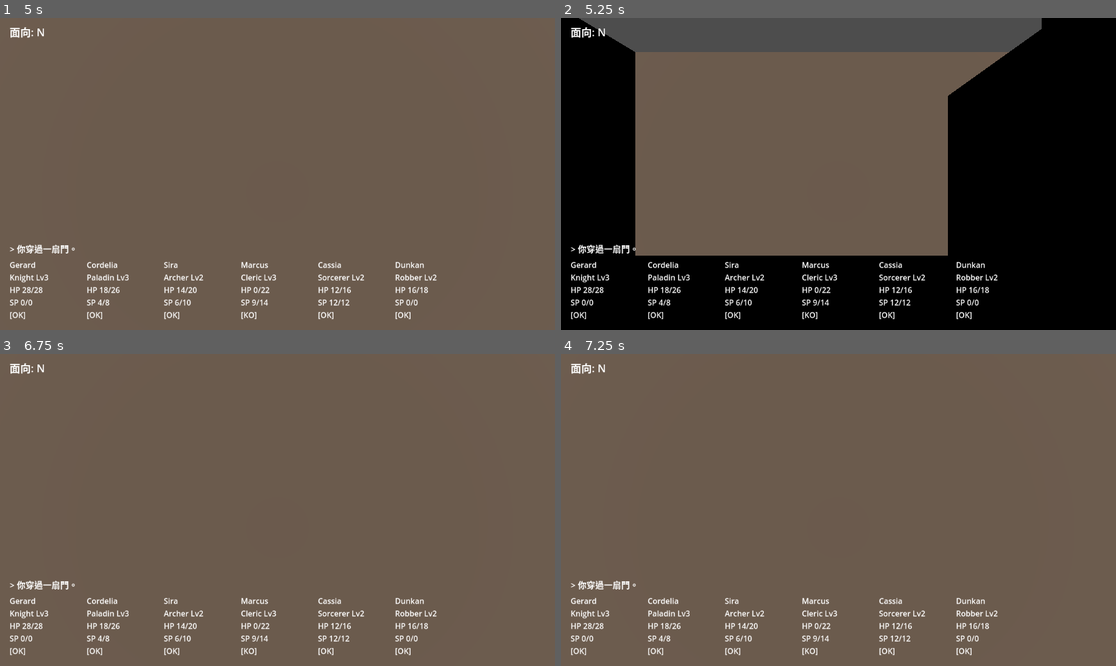
Above: before the commit, frames 1-4 (two rows, left to right).
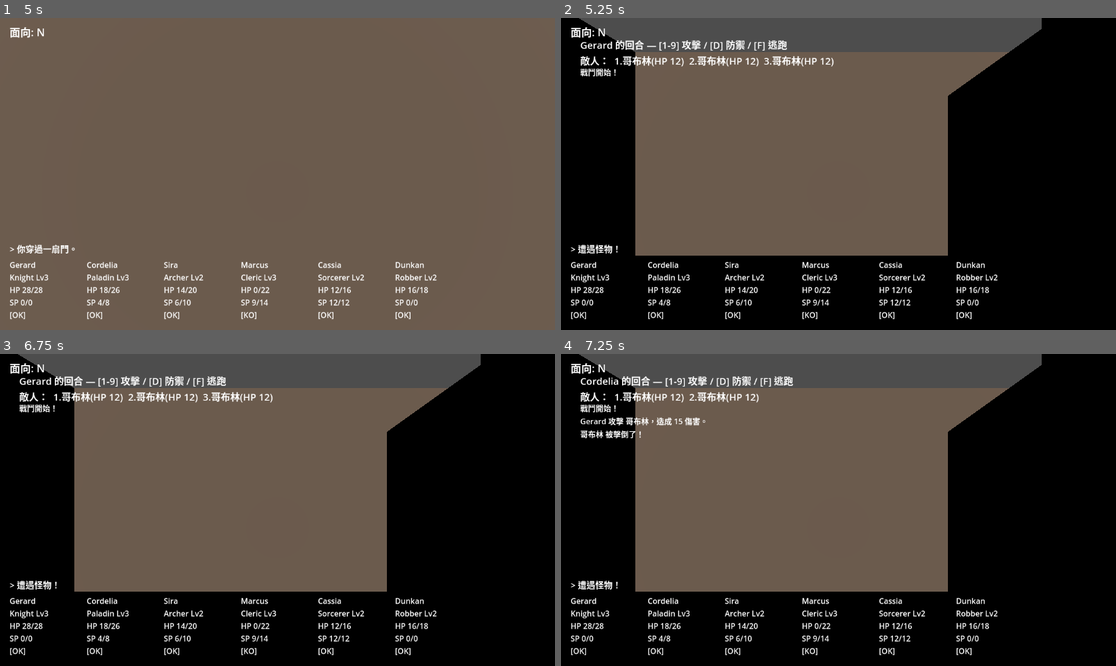
Above: after the commit, the same moments.

Repository: kurtsgm/mm
Game: Godot game, scene res://presentation/world/main.tscn
Same seed, same stepped clock (60 frames per second), same inputs: the game is played once before the commit and once after it.
Inputs (mouse positions are in pixels of both pictures, inside the frame that each line leads up to):
- Up to frame 1 (5 s): tap Enter at 0.5, 2, 3.5 s; move the mouse to (399, 158) at 0.52 s; hold E (strafe_right) 0.53-1.25 s; tap 1 at 0.6, 2.3 s; click (399, 158) at 0.67 s; tap 9 at 0.8, 3.6 s; tap Space at 1.25, 2.75, 4.25 s; drag from (166, 189) to (249, 236) at 1.27 s; move the mouse to (333, 105) at 2.02 s; hold E (strafe_right) 2.03-2.75 s; tap F at 2.1, 3.8 s; drag from (249, 236) to (111, 127) at 2.77 s; move the mouse to (444, 220) at 3.52 s; hold Q (strafe_left) 3.53-4.25 s; drag from (111, 127) to (194, 96) at 4.27 s
- Up to frame 2 (5.25 s): move the mouse to (866, 174) at 5.02 s; hold S (move_back) from 5.03 s (still down); hold Shift from 5.03 s (still down); click (866, 174) at 5.17 s
- Up to frame 3 (6.75 s): tap 9 at 5.3 s; release S (move_back) at 5.75 s; release Shift at 5.75 s; drag from (194, 432) to (166, 525) at 5.77 s; move the mouse to (399, 494) at 6.52 s; hold W (move_forward) from 6.53 s (still down); tap Ctrl at 6.6 s
- Up to frame 4 (7.25 s): keep holding W (move_forward); tap 1 at 6.8 s

Frame 1 is identical in both runs. In frame 2, 1.5% of the frame differs, in the area x 3-50%, y 7-76%; in frame 3, 62%, in the area x 0-100%, y 0-100%; in frame 4, 62%.

Commit message:
feat: wire encounter-triggered combat with billboards and rewards (M4 complete)
Co-Authored-By: Claude Opus 4.8 (1M context) <noreply@anthropic.com>

Diff:
--- a/autoload/game_state.gd
+++ b/autoload/game_state.gd
@@ -4,6 +4,7 @@
 
 var party: Party
 var message_log: MessageLog
+var gold: int = 0
 
 func _ready() -> void:
 	if party == null:
--- /dev/null
+++ b/presentation/combat/combat_layer.gd
@@ -0,0 +1,115 @@
+class_name CombatLayer
+extends CanvasLayer
+
+# 程式建構的 placeholder 戰鬥畫面（無真美術）：
+# - 怪物 2D billboard（Sprite3D，掛在相機前方，placeholder 純色貼圖）
+# - 行動選單：[1-9] 攻擊對應敵人 / [D] 防禦 / [F] 逃跑
+# - 戰鬥 log（最近數行）
+# 逐回合驅動 CombatSystem；玩家行動後自動結算怪物回合到下個隊員回合或戰鬥結束。
+
+signal combat_finished(result: int)
+
+var combat: CombatSystem
+
+var _camera: Camera3D
+var _sprites: Array[Sprite3D] = []
+var _prompt_label: Label
+var _log_label: Label
+var _log_lines: Array[String] = []
+
+func begin(cs: CombatSystem, camera: Camera3D) -> void:
+	combat = cs
+	_camera = camera
+	_build_ui()
+	_spawn_billboards()
+	_log_lines.clear()
+	_push_log("戰鬥開始！")
+	set_process_unhandled_input(true)
+	_resolve()  # 怪物若較快先動
+
+func _build_ui() -> void:
+	if _prompt_label == null:
+		_prompt_label = Label.new()
+		_prompt_label.position = Vector2(40, 40)
+		_prompt_label.add_theme_font_size_override("font_size", 20)
+		add_child(_prompt_label)
+	if _log_label == null:
+		_log_label = Label.new()
+		_log_label.position = Vector2(40, 100)
+		_log_label.add_theme_font_size_override("font_size", 16)
+		add_child(_log_label)
+	_prompt_label.text = ""
+	_log_label.text = ""
+
+func _spawn_billboards() -> void:
+	var living := combat.living_monsters()
+	var n := living.size()
+	for i in n:
+		var s := Sprite3D.new()
+		s.texture = _placeholder_texture(Color(0.8, 0.3, 0.3))
+		s.billboard = BaseMaterial3D.BILLBOARD_ENABLED
+		s.pixel_size = 0.02
+		_camera.add_child(s)
+		var spread := (i - (n - 1) / 2.0) * 1.6
+		s.position = Vector3(spread, 0.0, -4.0)
+		_sprites.append(s)
+
+func _placeholder_texture(color: Color) -> Texture2D:
+	var img := Image.create(64, 96, false, Image.FORMAT_RGBA8)
+	img.fill(color)
+	return ImageTexture.create_from_image(img)
+
+func _unhandled_input(event: InputEvent) -> void:
+	if combat == null or not combat.is_party_turn():
+		return
+	if not (event is InputEventKey and event.pressed and not event.echo):
+		return
+	var living := combat.living_monsters()
+	var key: int = event.keycode
+	if key >= KEY_1 and key <= KEY_9:
+		var idx := key - KEY_1
+		if idx < living.size():
+			_apply(combat.party_attack(idx))
+	elif key == KEY_D:
+		_apply(combat.party_defend())
+	elif key == KEY_F:
+		_apply(combat.party_run())
+
+func _apply(events: Array) -> void:
+	for e in events:
+		_push_log(e)
+	_resolve()
+
+# 自動結算怪物回合，直到輪到隊員或戰鬥結束
+func _resolve() -> void:
+	while not combat.is_over() and not combat.is_party_turn():
+		for e in combat.monster_act():
+			_push_log(e)
+	if combat.is_over():
+		_finish()
+	else:
+		_refresh_prompt()
+
+func _refresh_prompt() -> void:
+	var actor = combat.current_combatant()
+	var text := "%s 的回合 — [1-9] 攻擊 / [D] 防禦 / [F] 逃跑\n敵人：" % actor.name
+	var living := combat.living_monsters()
+	for i in living.size():
+		text += "  %d.%s(HP %d)" % [i + 1, living[i].name, maxi(living[i].hp, 0)]
+	_prompt_label.text = text
+
+func _push_log(text: String) -> void:
+	_log_lines.append(text)
+	while _log_lines.size() > 8:
+		_log_lines.remove_at(0)
+	_log_label.text = "\n".join(_log_lines)
+
+func _finish() -> void:
+	var result := combat.result()
+	_prompt_label.text = ""
+	for s in _sprites:
+		s.queue_free()
+	_sprites.clear()
+	combat = null
+	set_process_unhandled_input(false)
+	combat_finished.emit(result)
--- a/presentation/ui/hud.gd
+++ b/presentation/ui/hud.gd
@@ -48,6 +48,9 @@
 		row.add_child(cell)
 		_member_labels.append(cell)
 
+func refresh() -> void:
+	_refresh_party(GameState.party)
+
 func _refresh_party(party: Party) -> void:
 	for i in _member_labels.size():
 		_member_labels[i].text = _format_member(party.members[i])
--- a/presentation/world/main.gd
+++ b/presentation/world/main.gd
@@ -4,8 +4,12 @@
 
 @onready var _world_builder: WorldBuilder = $WorldBuilder
 @onready var _player: PlayerController = $PlayerController
+@onready var _camera: Camera3D = $PlayerController/Camera3D
 
 var _hud: Hud
+var _combat_layer: CombatLayer
+var _combat: CombatSystem
+var _combat_pos: Vector2i
 
 func _ready() -> void:
 	var map := MapManager.load_text_file(MAP_PATH)
@@ -16,9 +20,75 @@
 	_hud.setup(GameState, _player)            # 先連上 facing_changed
 	_player.entered_cell.connect(_on_entered_cell)
 
-	_player.setup(MapManager.current_grid, map.start_pos, map.start_facing)  # 發出初始 facing_changed → HUD
+	_combat_layer = CombatLayer.new()
+	add_child(_combat_layer)
+	_combat_layer.combat_finished.connect(_on_combat_finished)
+
+	_player.setup(MapManager.current_grid, map.start_pos, map.start_facing)
 
 func _on_entered_cell(pos: Vector2i) -> void:
+	if MapManager.current_map.has_encounter(pos):
+		_start_combat(pos)
+		return
 	var text := TileMessages.for_tile(MapManager.current_map.get_tile(pos))
 	if text != "":
 		GameState.message_log.push(text)
+
+func _start_combat(pos: Vector2i) -> void:
+	var id := MapManager.current_map.get_encounter(pos)
+	var defs := Bestiary.group_defs_for(id)
+	if defs.is_empty():
+		return
+	var rng := RandomNumberGenerator.new()
+	rng.randomize()
+	var group := EncounterSystem.build_group(defs)
+	_combat = CombatSystem.new(GameState.party, group, rng)
+	_combat_pos = pos
+	_player.set_enabled(false)
+	GameState.message_log.push("遭遇怪物！")
+	_combat_layer.begin(_combat, _camera)
+
+func _on_combat_finished(result: int) -> void:
+	if result == CombatSystem.Result.VICTORY:
+		_grant_rewards()
+		MapManager.current_map.clear_encounter(_combat_pos)
+		GameState.message_log.push("戰鬥勝利！")
+		_player.set_enabled(true)
+	elif result == CombatSystem.Result.FLED:
+		GameState.message_log.push("你們逃離了戰鬥。")
+		_player.set_enabled(true)
+	else:  # DEFEAT
+		GameState.message_log.push("全隊覆滅……")
+		_show_game_over()
+	_hud.refresh()
+	_combat = null
+
+func _grant_rewards() -> void:
+	var total_xp := 0
+	var total_gold := 0
+	for m in _combat.monsters:
+		total_xp += m.xp_reward
+		total_gold += m.gold_reward
+	var conscious: Array = []
+	for c in GameState.party.members:
+		if c.is_conscious():
+			conscious.append(c)
+	var share := total_xp
+	if conscious.size() > 0:
+		share = int(total_xp / float(conscious.size()))
+	var leveled := false
+	for c in conscious:
+		if Leveling.grant_xp(c, share) > 0:
+			leveled = true
+	GameState.gold += total_gold
+	if leveled:
+		GameState.message_log.push("有隊員升級了！")
+
+func _show_game_over() -> void:
+	var layer := CanvasLayer.new()
+	var label := Label.new()
+	label.text = "GAME OVER"
+	label.set_anchors_preset(Control.PRESET_CENTER)
+	label.add_theme_font_size_override("font_size", 64)
+	layer.add_child(label)
+	add_child(layer)
--- a/tests/autoload/test_game_state.gd
+++ b/tests/autoload/test_game_state.gd
@@ -9,3 +9,4 @@
 	assert_eq(gs.party.members.size(), 6)
 	assert_not_null(gs.message_log)
 	assert_eq(gs.message_log.size(), 0)
+	assert_eq(gs.gold, 0)
Not shown, changed: content/maps/level01.txt
Not shown, added: presentation/combat/combat_layer.gd.uid
